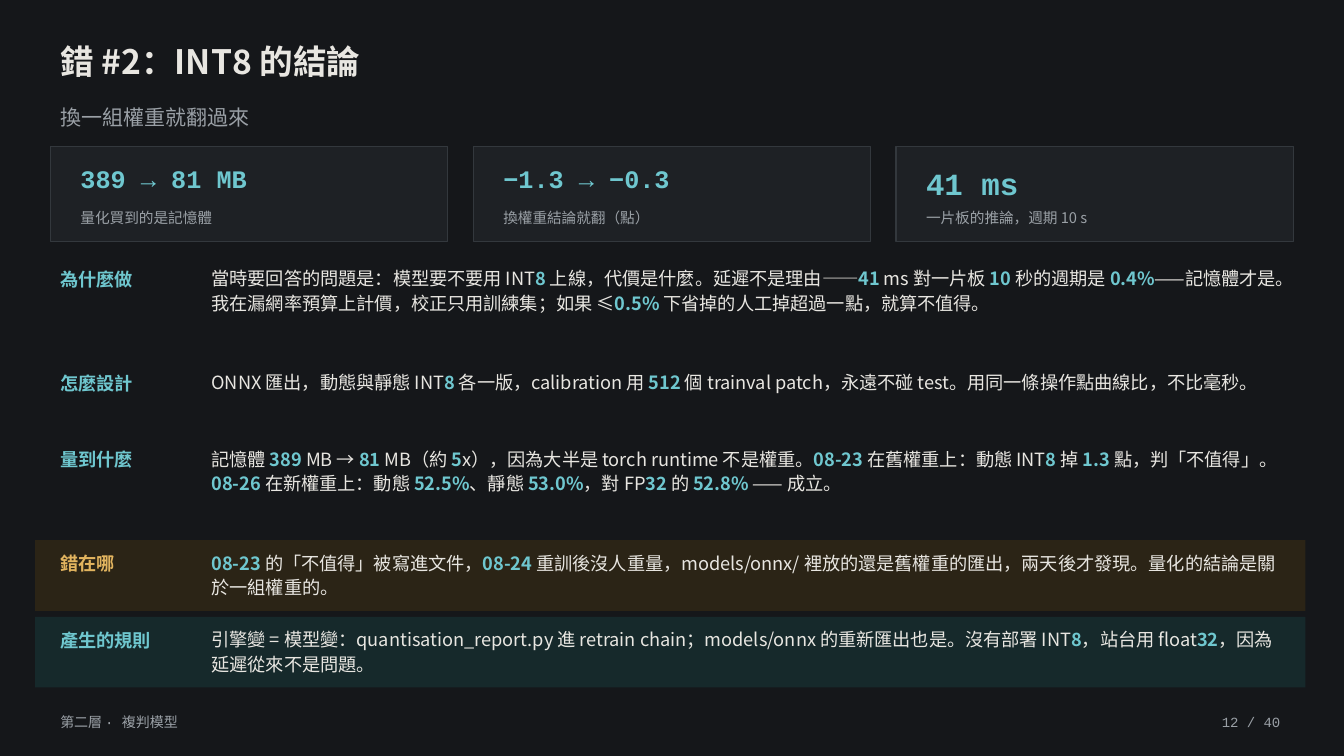
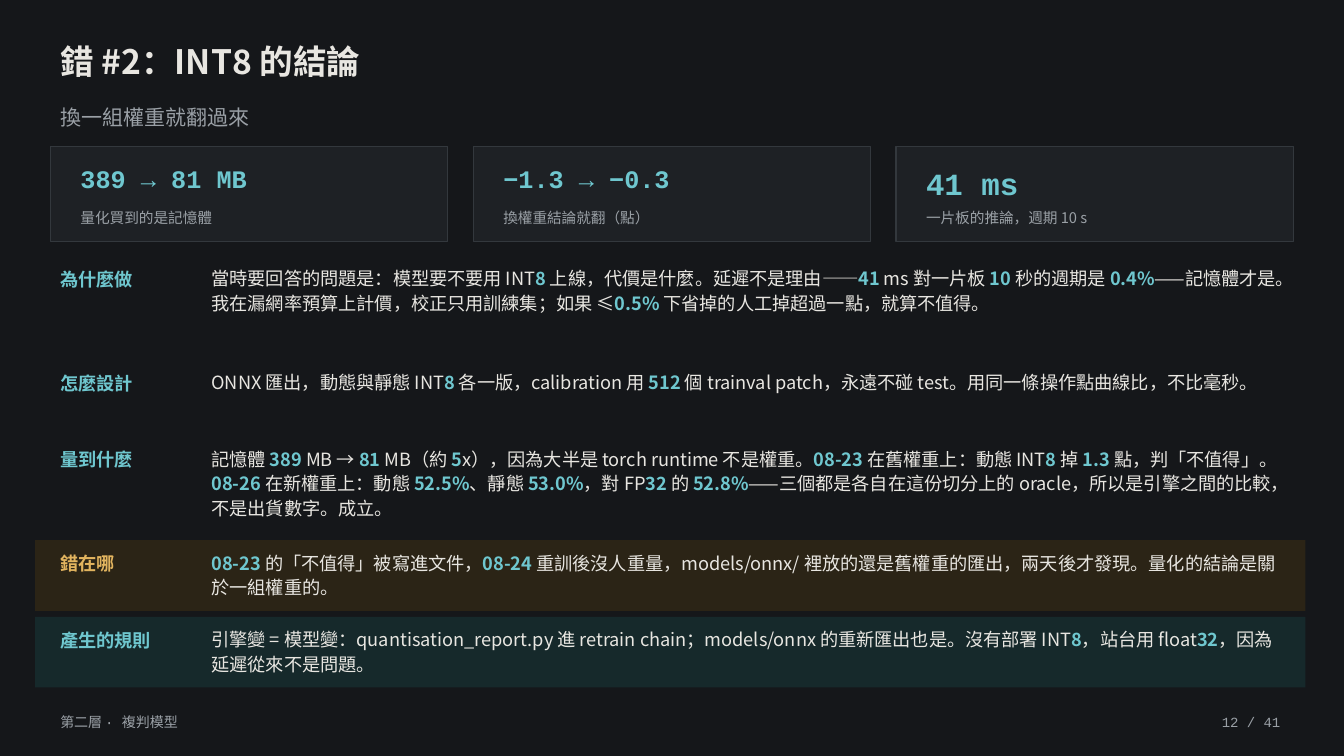
Before and after one commit to lin891020/aoi-agent, a slide deck: slide 12 of docs/deck/aoi-agent-journey.zh-TW.pptx. Drawn at 1344x756 pixels with LibreOffice and Linux fonts; fonts in the diff are those of the drawing. Boxes give left, top, right and bottom in pixels: in the first picture for what was removed or moved away, otherwise in the second. Text is boxed around its words. In the diff, an @@ line names an element or a change of style, - is before the commit and + after.

```diff
--- a/docs/deck/aoi-agent-journey.zh-TW.pptx
+++ b/docs/deck/aoi-agent-journey.zh-TW.pptx
@@ text at <box>211,450,1289,517</box>: text changed @@
-記憶體 389 MB → 81 MB（約 5x），因為大半是 torch runtime 不是權重。08-23 在舊權重上：動態 INT8 掉 1.3 點，判「不值得」。08-26 在新權重上：動態 52.5%、靜態 53.0%，對 FP32 的 52.8% —— 成立。
+記憶體 389 MB → 81 MB（約 5x），因為大半是 torch runtime 不是權重。08-23 在舊權重上：動態 INT8 掉 1.3 點，判「不值得」。08-26 在新權重上：動態 52.5%、靜態 53.0%，對 FP32 的 52.8%——三個都是各自在這份切分上的 oracle，所以是引擎之間的比較，不是出貨數字。成立。
@@ text at <box>1222,717,1281,727</box>: text changed @@
-12 / 40
+12 / 41
```
Also in this commit, not shown: 39 other slides changed, 1 slide added, 4 other files.
